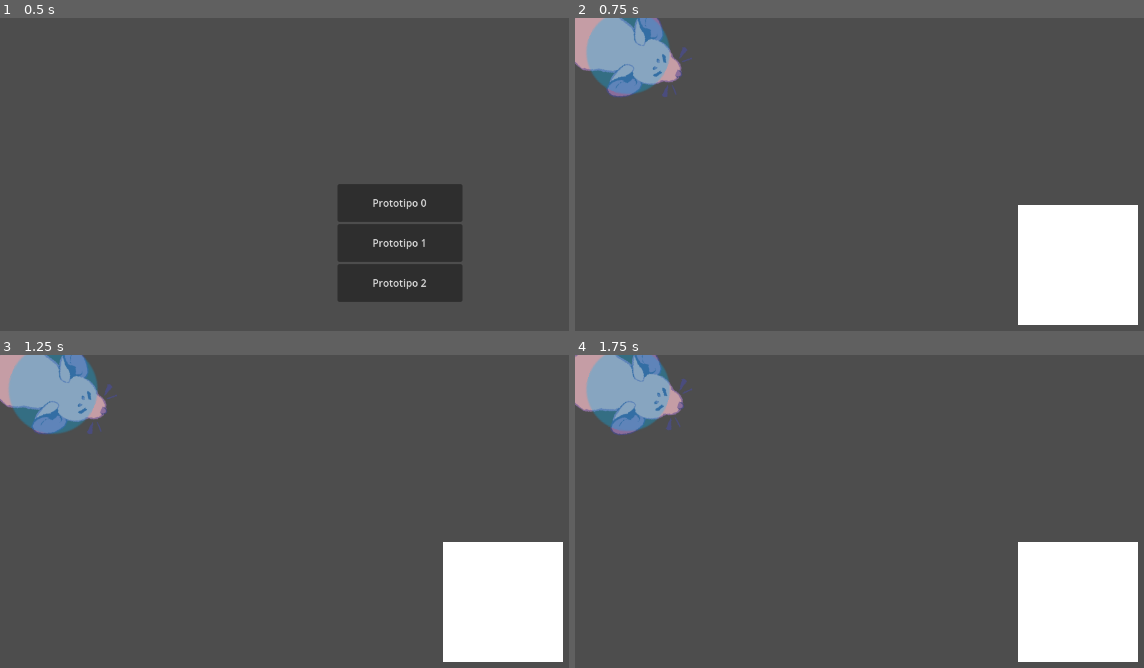
Above: before the commit, frames 1-4 (two rows, left to right).
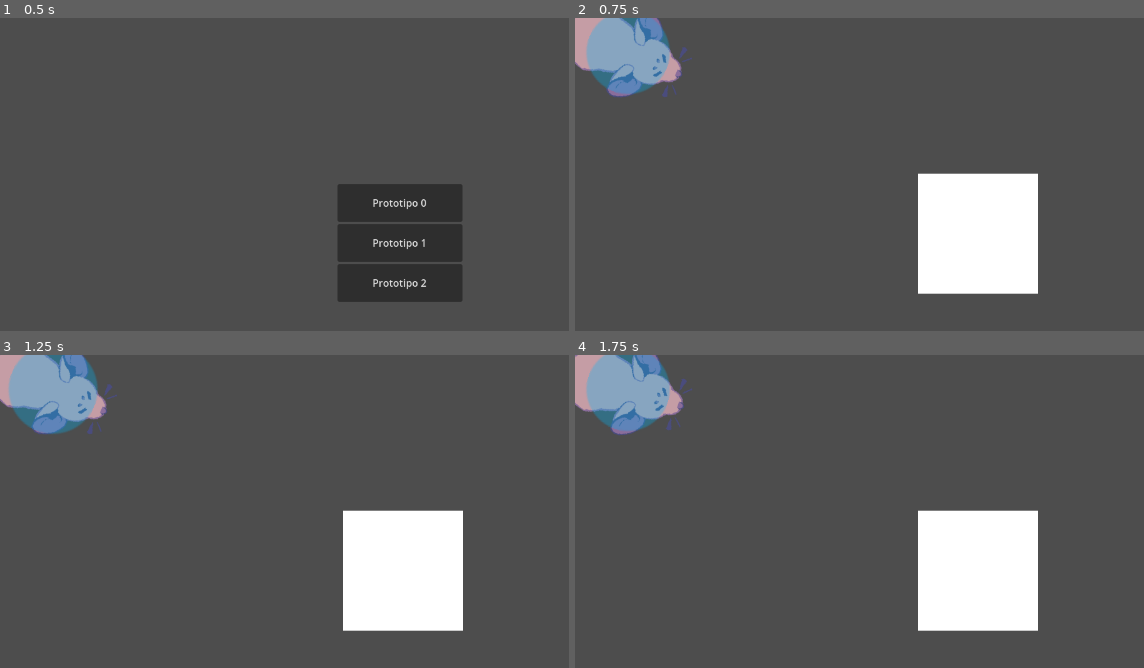
Above: after the commit, the same moments.

Repository: antimundo/rat-and-furrius
Game: Godot game, scene res://scenes/main_menu/main_menu.tscn
Same seed, same stepped clock (60 frames per second), same inputs: the game is played once before the commit and once after it.
Inputs (mouse positions are in pixels of both pictures, inside the frame that each line leads up to):
- Up to frame 1 (0.5 s): no input
- Up to frame 2 (0.75 s): click "Prototipo 0" at 0.5 s
- Up to frame 3 (1.25 s): no input
- Up to frame 4 (1.75 s): move the mouse to (outside the picture) at 1.27 s

Frame 1 is identical in both runs. In frame 2, 14% of the frame differs, in the area x 60-99%, y 49-99%; in frame 3, 14%; in frame 4, 14%.

Commit message:
Update levels to new resolution

Diff:
--- a/scenes/gameplay/levels/level_0.tscn
+++ b/scenes/gameplay/levels/level_0.tscn
@@ -12,7 +12,7 @@
 position = Vector2(85, 55)
 
 [node name="Wall" type="Sprite2D" parent="."]
-position = Vector2(805, 395)
+position = Vector2(645, 345)
 scale = Vector2(3, 3)
 texture = ExtResource("2_0na1j")
 
--- a/scenes/gameplay/levels/prototype_1.tscn
+++ b/scenes/gameplay/levels/prototype_1.tscn
@@ -9,11 +9,11 @@
 [node name="prototype" type="Node2D"]
 
 [node name="Player" parent="." instance=ExtResource("1_cw13g")]
-position = Vector2(159, 45)
+position = Vector2(231, 67)
 
 [node name="Wall" type="Sprite2D" parent="."]
-position = Vector2(413, 137)
-scale = Vector2(4.27, 5.63)
+position = Vector2(601, 147)
+scale = Vector2(5.59, 5.63)
 texture = ExtResource("2_milvi")
 
 [node name="StaticBody2D" type="StaticBody2D" parent="Wall"]
@@ -32,7 +32,7 @@
 shape = SubResource("RectangleShape2D_asw6l")
 
 [node name="Wall3" type="Sprite2D" parent="."]
-position = Vector2(844, 300)
+position = Vector2(1276, 334)
 scale = Vector2(3.19, 10.95)
 texture = ExtResource("2_milvi")
 
@@ -42,8 +42,8 @@
 shape = SubResource("RectangleShape2D_asw6l")
 
 [node name="Wall4" type="Sprite2D" parent="."]
-position = Vector2(395, 619)
-scale = Vector2(12.59, 2.71)
+position = Vector2(653, 745)
+scale = Vector2(21.4942, 2.71)
 texture = ExtResource("2_milvi")
 
 [node name="StaticBody2D" type="StaticBody2D" parent="Wall4"]
--- a/scenes/gameplay/levels/prototype_2.tscn
+++ b/scenes/gameplay/levels/prototype_2.tscn
@@ -12,7 +12,7 @@
 position = Vector2(159, 45)
 
 [node name="Wall" type="Sprite2D" parent="."]
-position = Vector2(245, 162)
+position = Vector2(499, 223)
 texture = ExtResource("2_vi2r5")
 
 [node name="StaticBody2D" type="StaticBody2D" parent="Wall"]
@@ -21,7 +21,7 @@
 shape = SubResource("RectangleShape2D_asw6l")
 
 [node name="Wall2" type="Sprite2D" parent="."]
-position = Vector2(517, 167)
+position = Vector2(806, 221)
 texture = ExtResource("2_vi2r5")
 
 [node name="StaticBody2D" type="StaticBody2D" parent="Wall2"]
@@ -30,7 +30,7 @@
 shape = SubResource("RectangleShape2D_asw6l")
 
 [node name="Wall3" type="Sprite2D" parent="."]
-position = Vector2(241, 387)
+position = Vector2(497, 455)
 texture = ExtResource("2_vi2r5")
 
 [node name="StaticBody2D" type="StaticBody2D" parent="Wall3"]
@@ -39,7 +39,7 @@
 shape = SubResource("RectangleShape2D_asw6l")
 
 [node name="Wall4" type="Sprite2D" parent="."]
-position = Vector2(512, 393)
+position = Vector2(806, 455)
 texture = ExtResource("2_vi2r5")
 
 [node name="StaticBody2D" type="StaticBody2D" parent="Wall4"]
